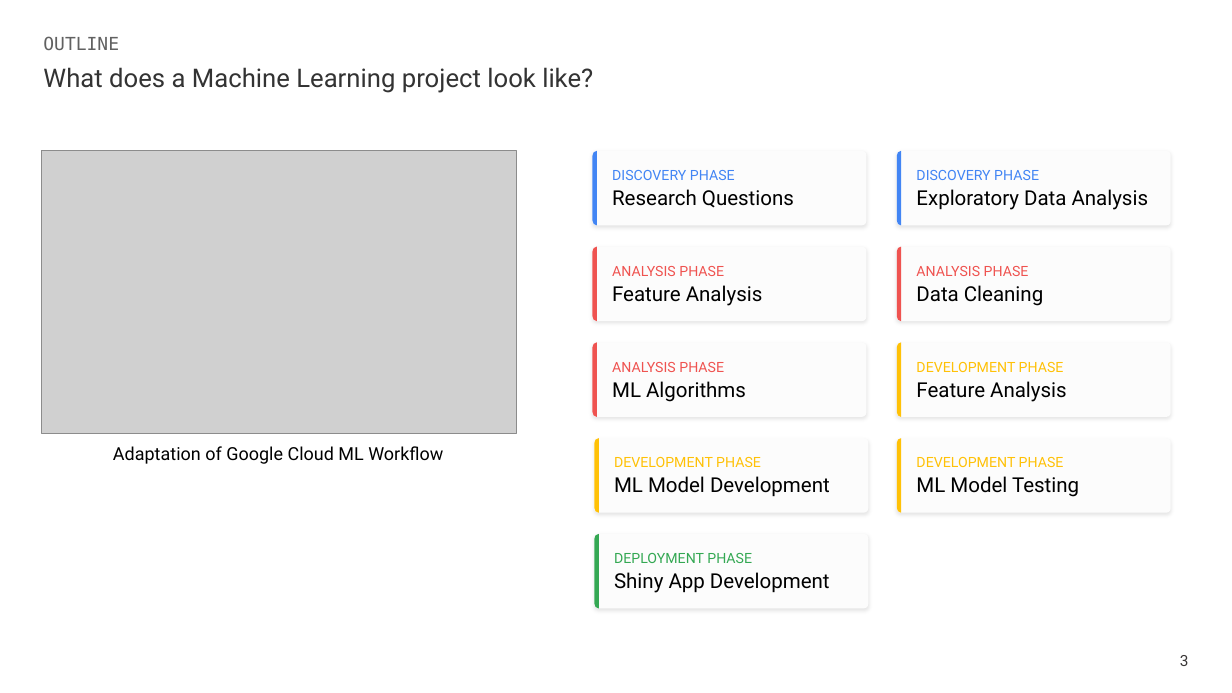
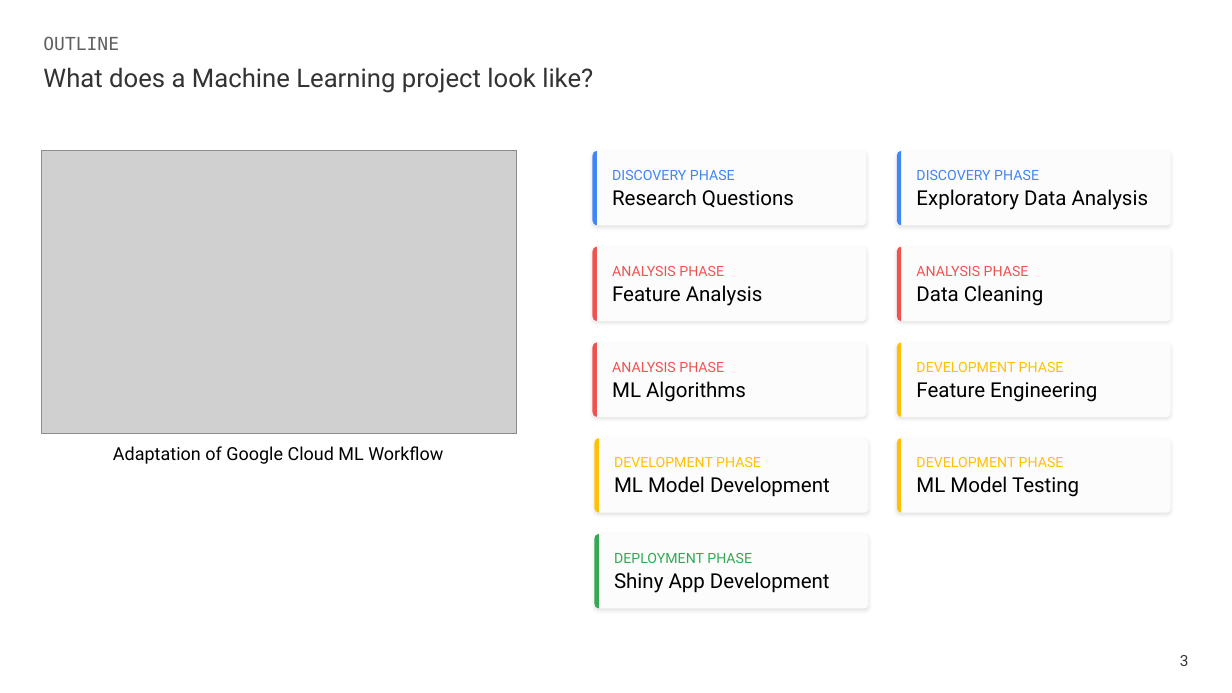
Before and after one commit to AlexGalczak/ML-Ames, a slide deck: slide 3 of ppt/ML-Ames.pptx. Drawn at 1232x693 pixels with LibreOffice and Linux fonts; fonts in the diff are those of the drawing; grey boxes stand for pictures. Boxes give left, top, right and bottom in pixels: in the first picture for what was removed or moved away, otherwise in the second. Text is boxed around its words. In the diff, an @@ line names an element or a change of style, - is before the commit and + after.

```diff
--- a/ppt/ML-Ames.pptx
+++ b/ppt/ML-Ames.pptx
@@ text in rounded rectangle at (916,382,1097,402): text changed @@
-Feature Analysis
+Feature Engineering
```
Also in this commit, not shown: 8 other slides changed, 1 slide added, 2 other files.
